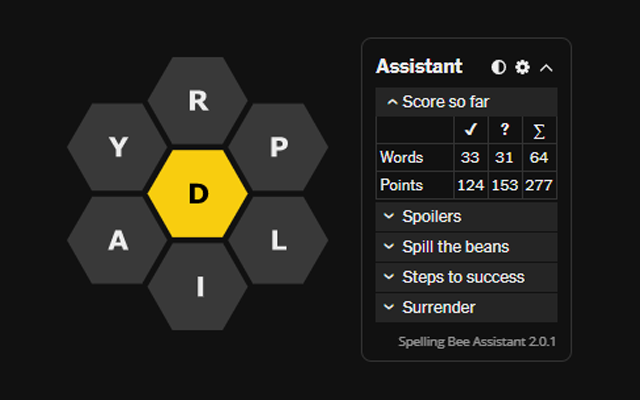
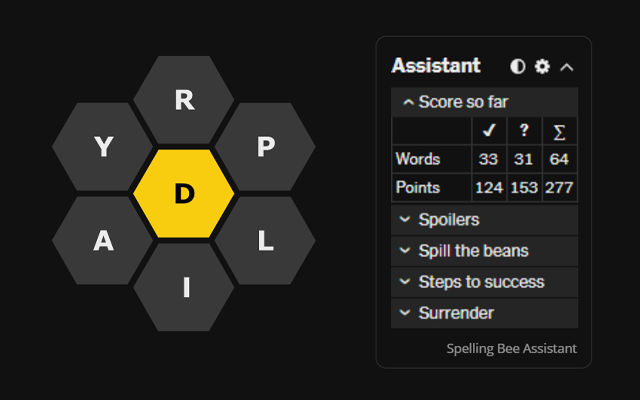
Layered file, before and after one edit (640x400). Changes by layer:
removed layer "dark" over left=52, top=35, right=593, bottom=370
removed layer "light" over left=52, top=35, right=593, bottom=370
added layer "Layer 3" above "Layer 4" over left=52, top=35, right=593, bottom=370
added layer "Layer 4" over left=52, top=35, right=593, bottom=370
